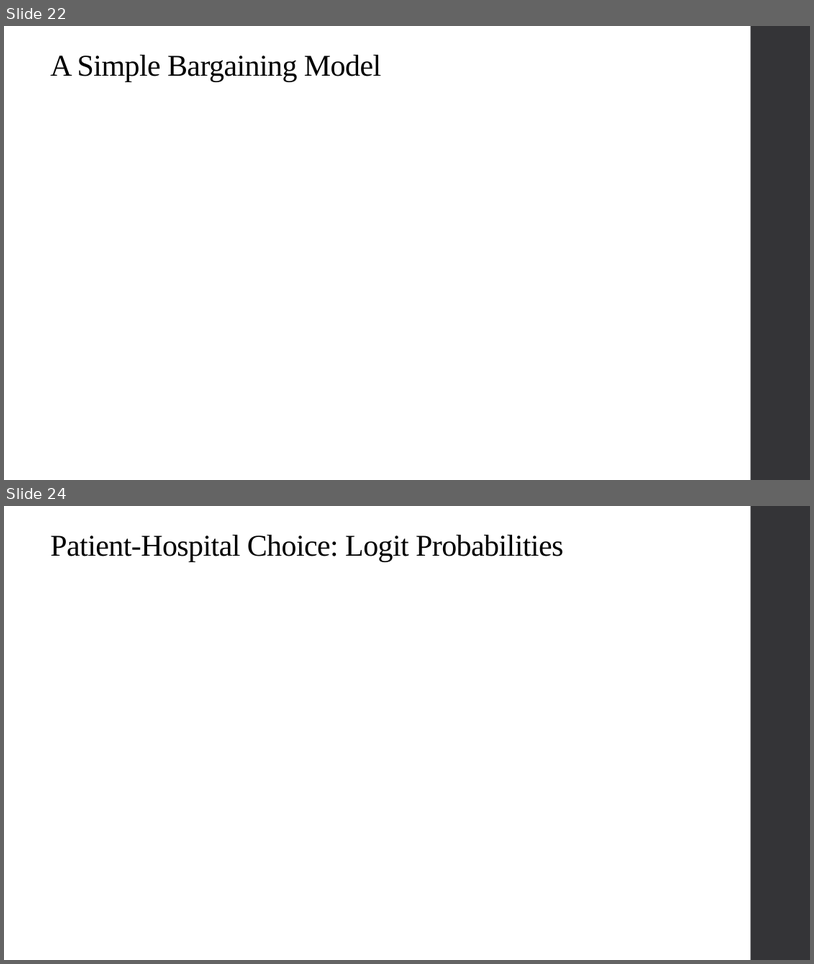
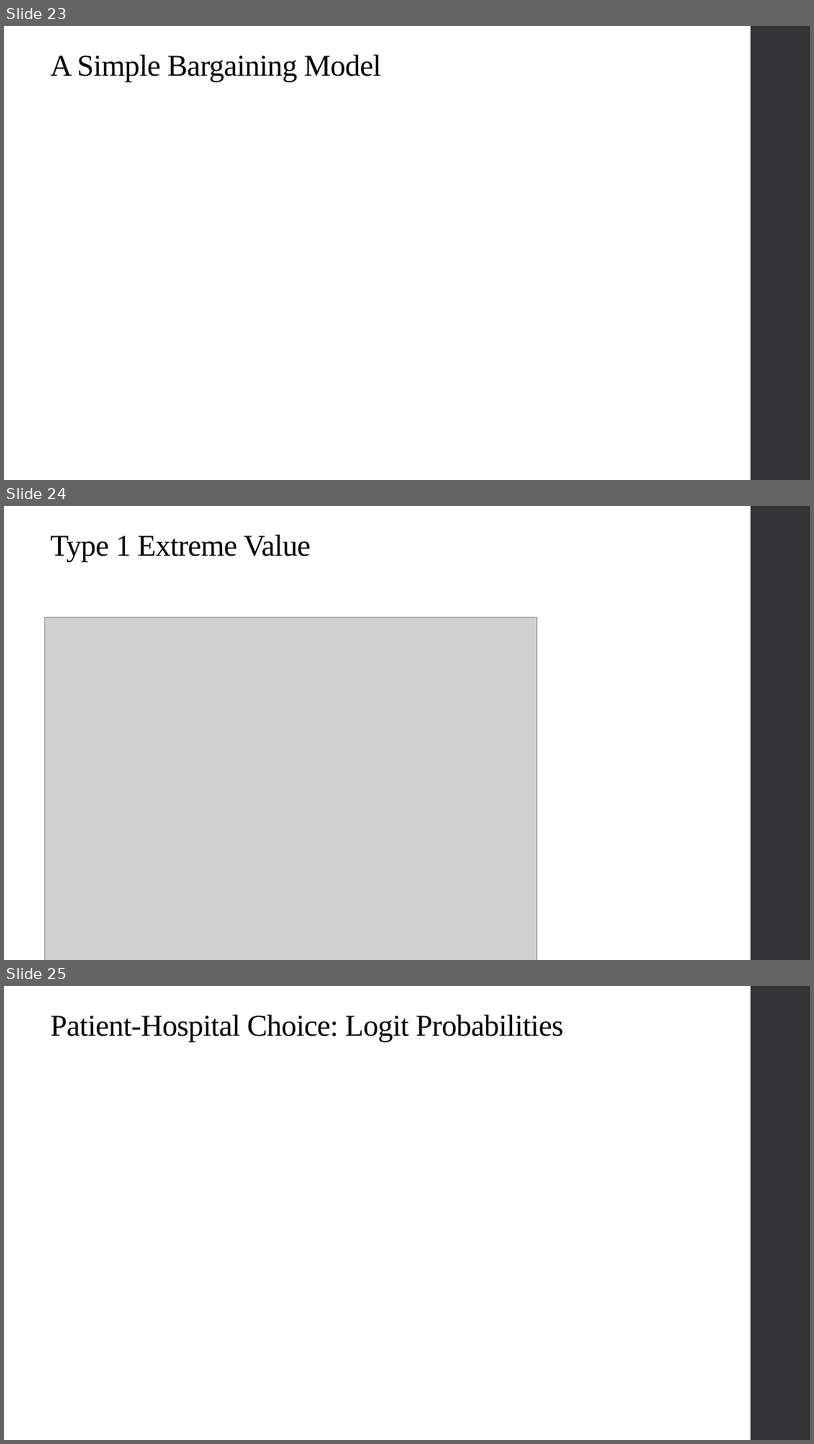
Before and after one commit to alex-hoagland/HAD6750H, a slide deck: Lecture06_HealthSystems/L6Slides_HealthSystems_2023W.pptx. Shown one above the other, each under a label of ours: slides 22 and 24 before the commit, slides 23, 24 and 25 after it; the slides between them are not shown. The pictures are 814x964 and 814x1444 pixels, drawn with LibreOffice and Linux fonts; fonts in the diff are those of the drawing; grey boxes stand for pictures. Boxes give left, top, right and bottom in pixels: in the first picture for what was removed or moved away, otherwise in the second. Text is boxed around its words. In the diff, an @@ line names an element or a change of style, - is before the commit and + after.

```diff
--- a/Lecture06_HealthSystems/L6Slides_HealthSystems_2023W.pptx
+++ b/Lecture06_HealthSystems/L6Slides_HealthSystems_2023W.pptx
@@ slide 24 added at (4, 506, 810, 960), background #FFFFFF; not listed: 1 template element that a slide beside it also shows @@
@@ title added at (50, 535, 311, 561), 36 pt, text #000000 @@
+Type 1 Extreme Value
@@ picture added at (44, 617, 538, 960) @@
@@ what was slide 22 is now slide 23 @@
@@ what was slide 24 is now slide 25 @@
```
Also in this commit, not shown: 8 slides changed, 4 other slides added, 5 slides removed.
